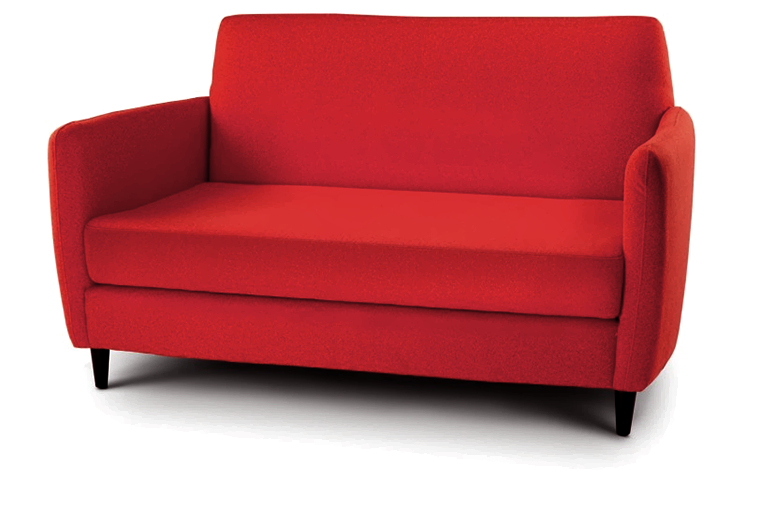
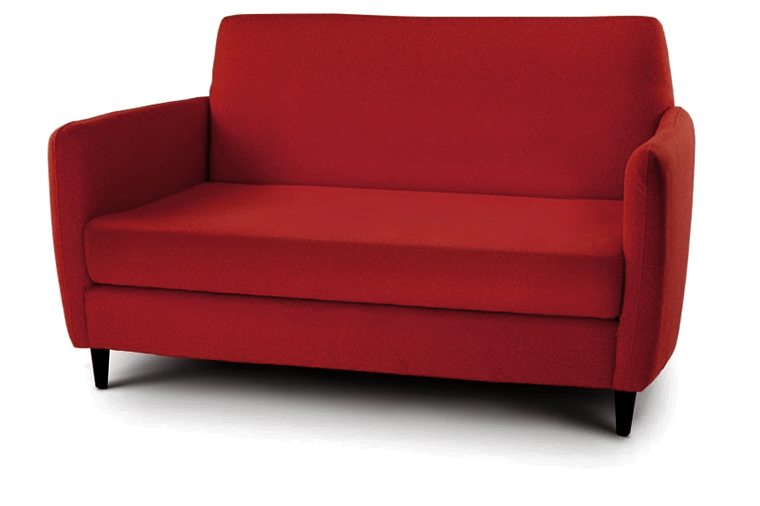
The second 760x506 image is a revision of the first. Changes to its layers:
pixels changed over [47, 13, 696, 439] (layer not identified)
